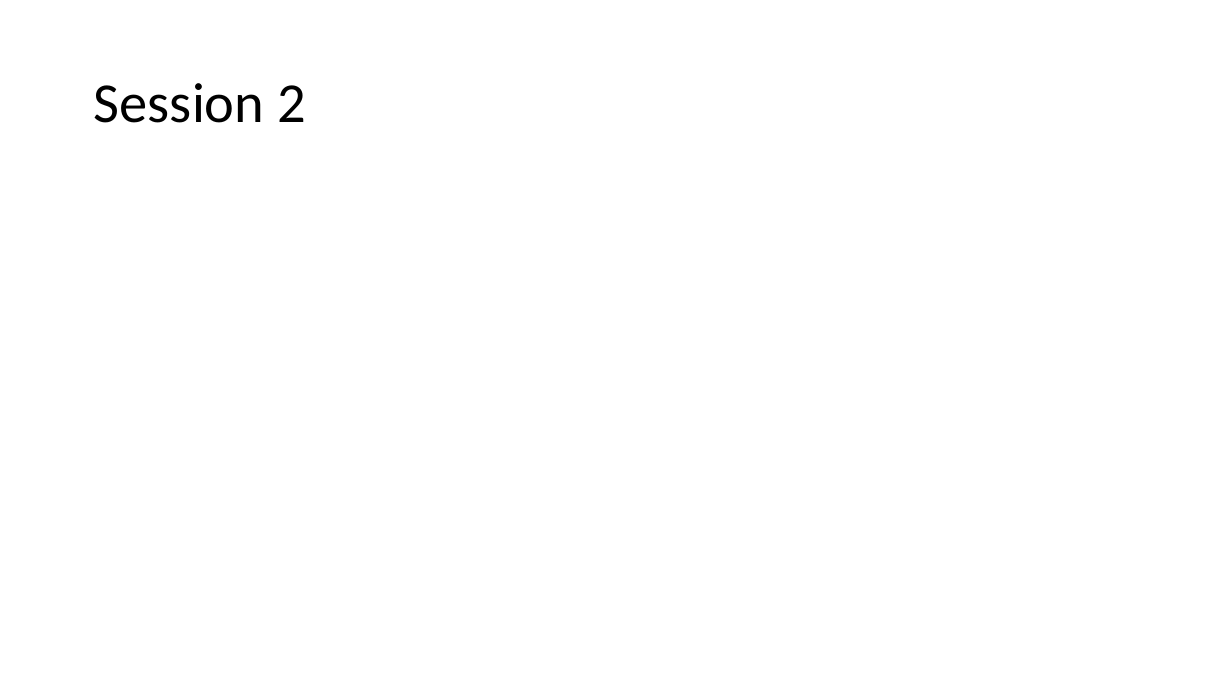
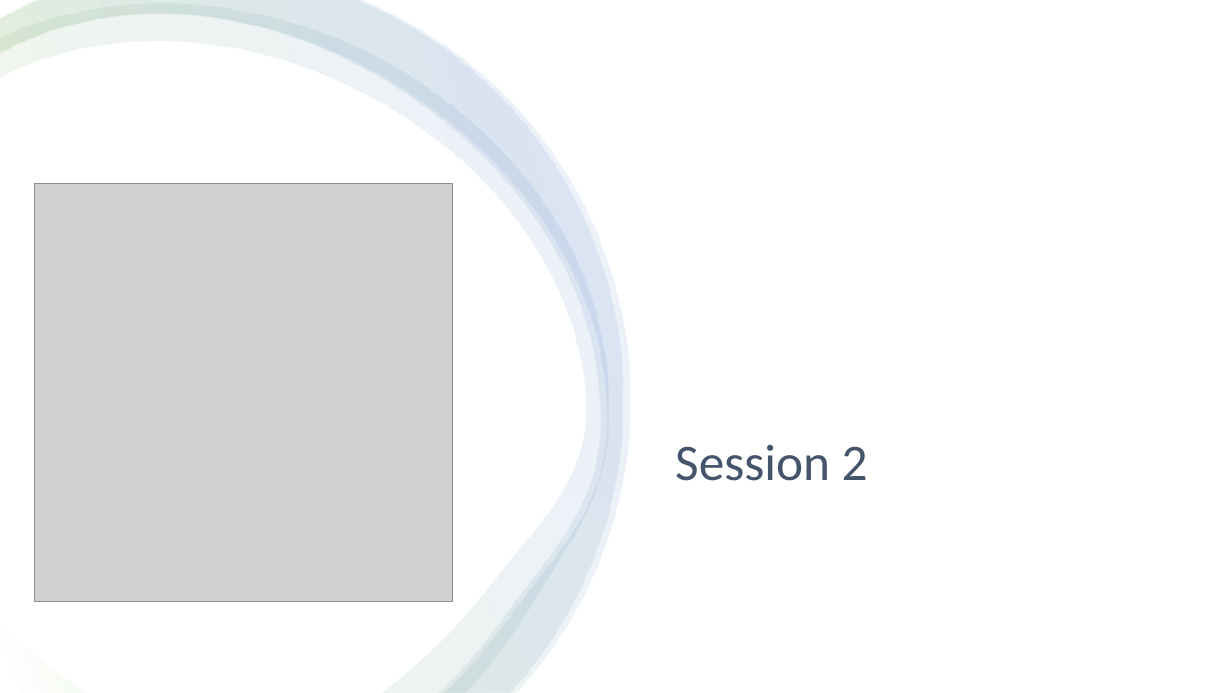
Before and after one commit to OliJimbo/Student_Materials, a slide deck: slide 14 of Week 2/Workshop/Workshop_2.pptx. Drawn at 1232x693 pixels with LibreOffice and Linux fonts; fonts in the diff are those of the drawing; grey boxes stand for pictures. Boxes give left, top, right and bottom in pixels: in the first picture for what was removed or moved away, otherwise in the second. Text is boxed around its words. In the diff, an @@ line names an element or a change of style, - is before the commit and + after.

Commit message:
update

```diff
--- a/Week 2/Workshop/Workshop_2.pptx
+++ b/Week 2/Workshop/Workshop_2.pptx
@@ rectangle added at <box>0,0,1232,693</box>, fill #FFFFFF @@
@@ freeform shape added at <box>0,4,609,693</box>, fill gradient #FFFFFF to #70AD47 to #4472C4 @@
@@ freeform shape added at <box>0,0,623,693</box>, fill gradient #FFFFFF to #70AD47 to #4472C4 @@
@@ freeform shape added at <box>0,0,630,692</box>, fill gradient #FFFFFF to #70AD47 to #4472C4 @@
@@ picture added at <box>34,184,453,603</box> @@
@@ title "Session 2": place and size @@
-title "Session 2" at <box>94,83,306,123</box>
+title "Session 2" at <box>675,444,868,481</box>
@@ title "Session 2" at <box>675,444,868,481</box>: size 44 to 40 pt, text colour #000000 to #44546A; vertical alignment middle to top @@
```
Also in this commit, not shown: 4 slides added.
